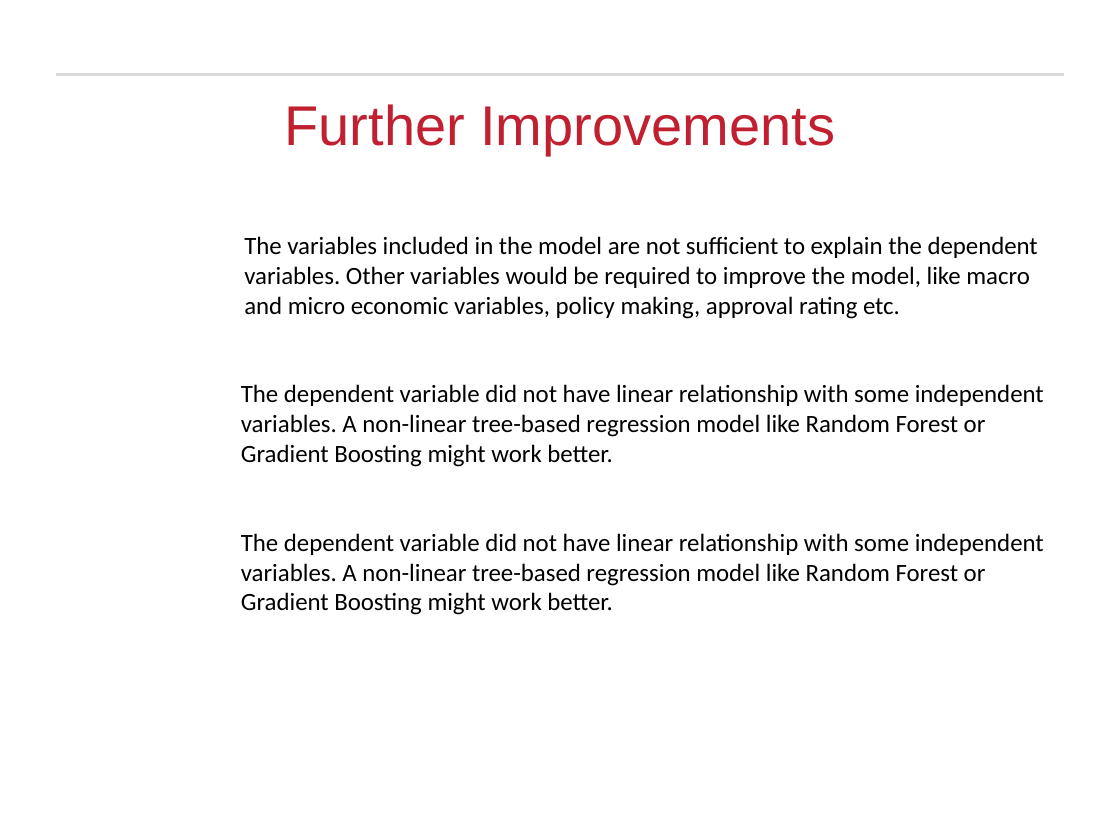
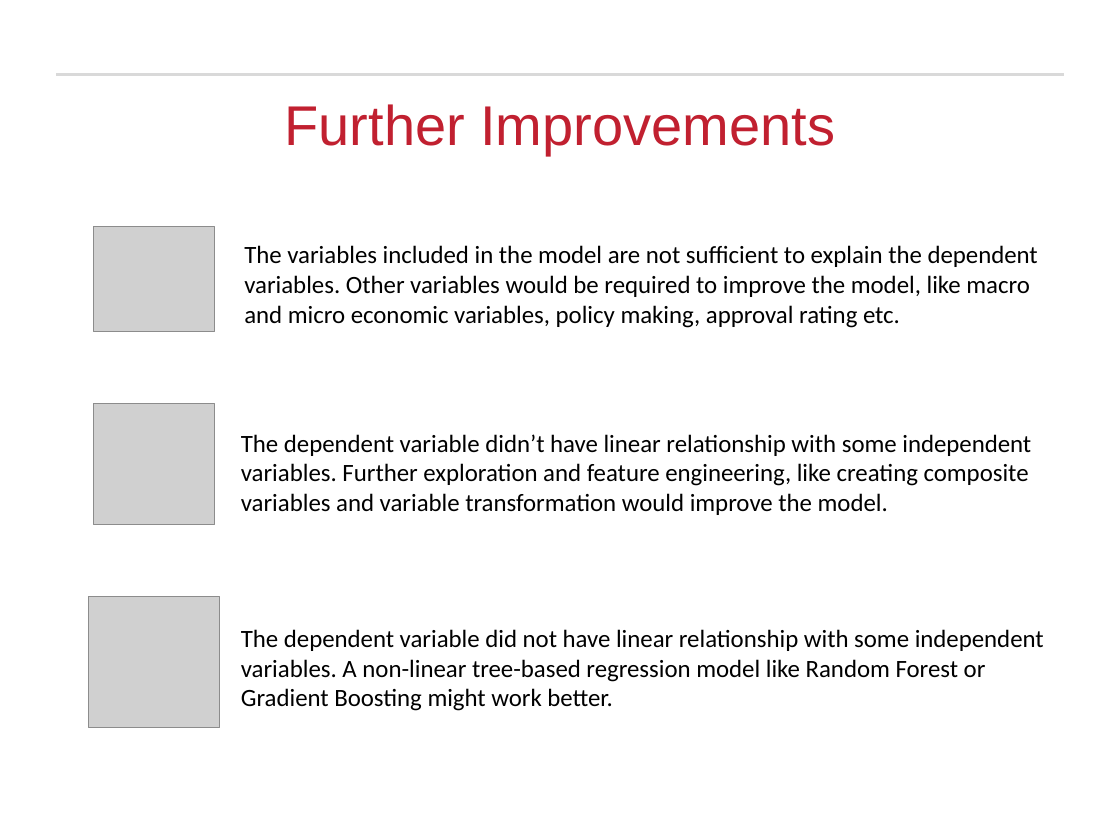
Before and after one commit to rajakash31/Presidential_Election_2016_Classification, a slide deck: slide 14 of Final Submission/Presidential Election Analysis_Final.pptx. Drawn at 1120x840 pixels with LibreOffice and Linux fonts; fonts in the diff are those of the drawing; grey boxes stand for pictures; background and template pictures are left out. Boxes give left, top, right and bottom in pixels: in the first picture for what was removed or moved away, otherwise in the second. Text is boxed around its words. In the diff, an @@ line names an element or a change of style, - is before the commit and + after.

```diff
--- a/Final Submission/Presidential Election Analysis_Final.pptx
+++ b/Final Submission/Presidential Election Analysis_Final.pptx
@@ picture added at (x1=93, y1=226, x2=214, y2=332) @@
@@ text "The variables included in the ..." moved from (x1=244, y1=236, x2=1038, y2=319) to (x1=244, y1=245, x2=1038, y2=328) @@
@@ picture added at (x1=93, y1=403, x2=214, y2=524) @@
@@ text at (x1=241, y1=434, x2=1031, y2=515): text changed @@
-The dependent variable did not have linear relationship with some independent variables. A non-linear tree-based regression model like Random Forest or Gradient Boosting might work better.
+The dependent variable didn’t have linear relationship with some independent variables. Further exploration and feature engineering, like creating composite variables and variable transformation would improve the model.
@@ picture added at (x1=88, y1=597, x2=220, y2=728) @@
@@ text "The dependent variable did not ..." moved from (x1=241, y1=533, x2=1044, y2=615) to (x1=241, y1=629, x2=1044, y2=711) @@
```
Also in this commit, not shown: 5 other slides changed, 1 slide added, 1 slide removed, 20 other files.
